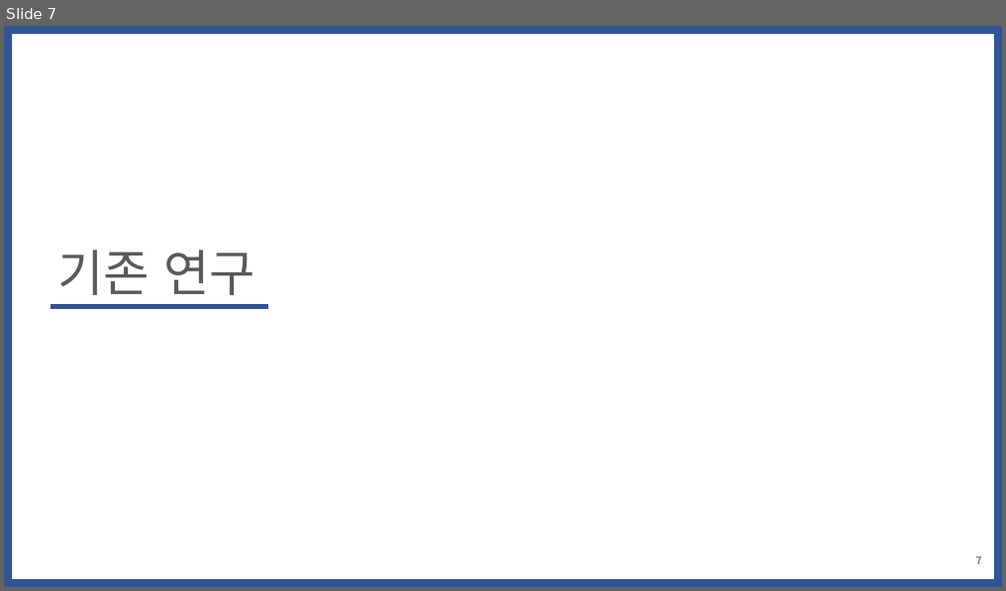
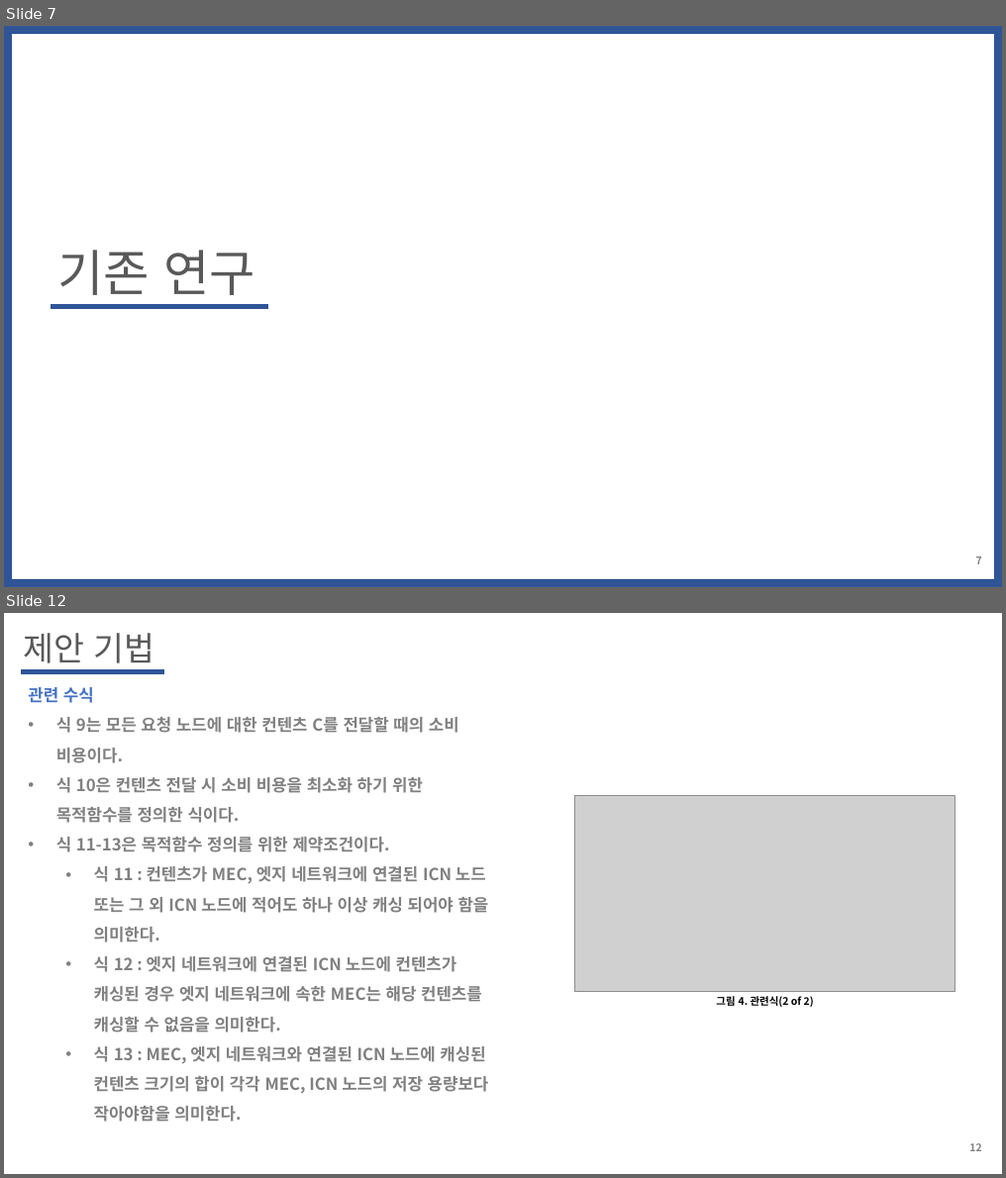
Before and after one commit to WoogiBoogi1129/ICN-NDN, a slide deck: Named-Data-Net/PPT/MEC에서-정보-중심-네트워크-컨텐츠-캐싱-최적화-방안.pptx. Shown one above the other, each under a label of ours: slide 7 before the commit, slides 7 and 12 after it; the slides between them are not shown. The pictures are 1006x591 and 1006x1178 pixels, drawn with LibreOffice and Linux fonts; fonts in the diff are those of the drawing; grey boxes stand for pictures. Boxes give left, top, right and bottom in pixels: in the first picture for what was removed or moved away, otherwise in the second. Text is boxed around its words. In the diff, an @@ line names an element or a change of style, - is before the commit and + after.

```diff
--- a/Named-Data-Net/PPT/MEC에서-정보-중심-네트워크-컨텐츠-캐싱-최적화-방안.pptx
+++ b/Named-Data-Net/PPT/MEC에서-정보-중심-네트워크-컨텐츠-캐싱-최적화-방안.pptx
@@ slide 12 added at (4,613,1002,1174), background #FFFFFF @@
@@ text added at (23,633,154,663), 32 pt, text #595959 @@
+제안 기법
@@ line added from (21, 672) to (165, 672), #2F5597 4.5 pt @@
@@ text added at (28,687,489,1122), 16 pt, text #808080, bold @@
+관련 수식
+• 식 9는 모든 요청 노드에 대한 컨텐츠 C를 전달할 때의 소비 비용이다.
+• 식 10은 컨텐츠 전달 시 소비 비용을 최소화 하기 위한 목적함수를 정의한 식이다.
+• 식 11-13은 목적함수 정의를 위한 제약조건이다.
+  • 식 11 : 컨텐츠가 MEC, 엣지 네트워크에 연결된 ICN 노드 또는 그 외 ICN 노드에 적어도 하나 이상 캐싱 되어야 함을 의미한다.
+  • 식 12 : 엣지 네트워크에 연결된 ICN 노드에 컨텐츠가 캐싱된 경우 엣지 네트워크에 속한 MEC는 해당 컨텐츠를 캐싱할 수 없음을 의미한다.
+  • 식 13 : MEC, 엣지 네트워크와 연결된 ICN 노드에 캐싱된 컨텐츠 크기의 합이 각각 MEC, ICN 노드의 저장 용량보다 작아야함을 의미한다.
@@ picture added at (574,796,954,991) @@
@@ text added at (716,996,814,1007), 10 pt, text #000000, bold @@
+그림 4. 관련식(2 of 2)
@@ page number added at (969,1144,981,1152), 10 pt, text #808080, bold @@
+12
```
Also in this commit, not shown: 3 slides changed, 6 other slides added, 1 other file.
